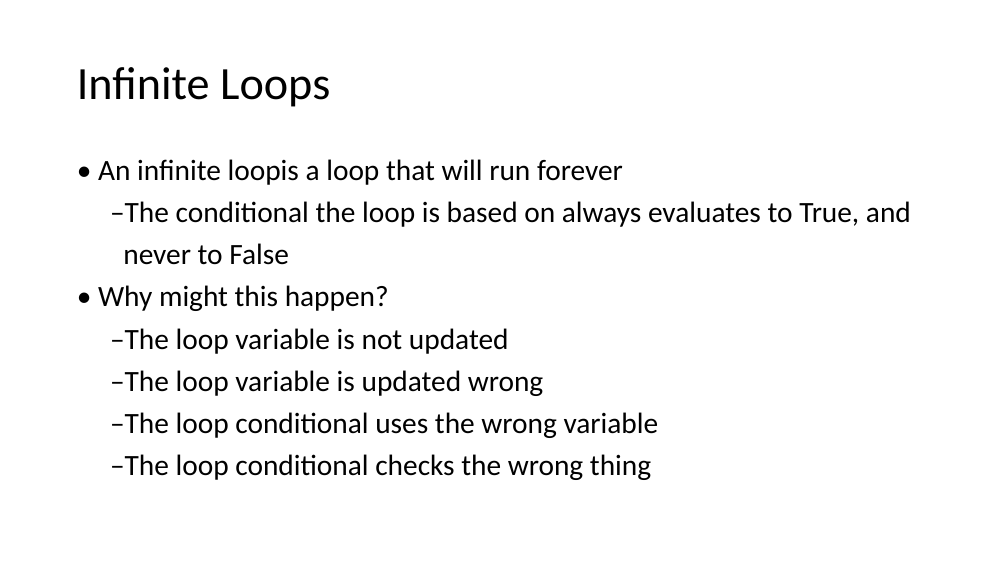
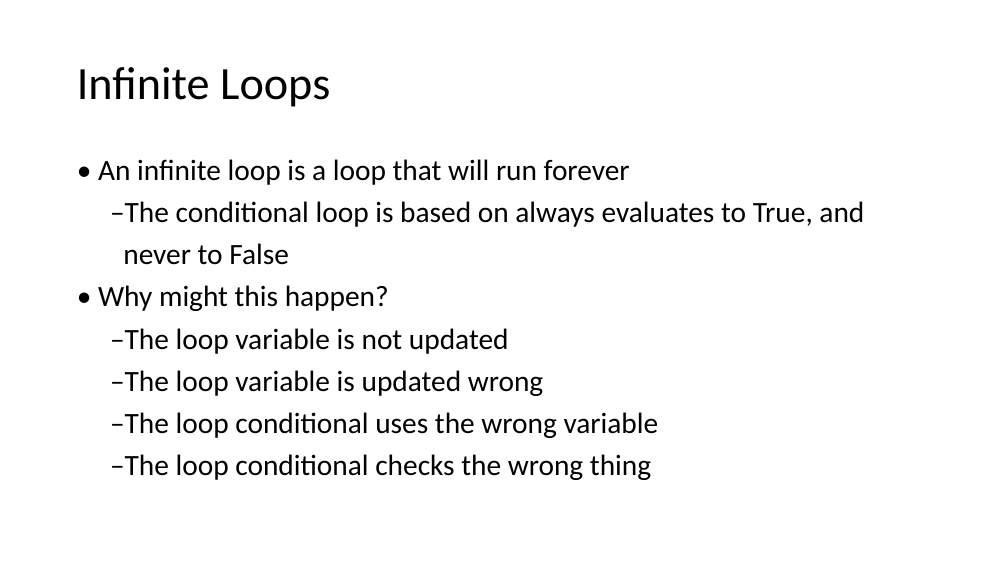
Before and after one commit to HKohin/Python-for-Upward-Bound-Program, a slide deck: slide 22 of PYTHON_7_While Loops.pptx. Drawn at 1008x567 pixels with LibreOffice and Linux fonts; fonts in the diff are those of the drawing. Boxes give left, top, right and bottom in pixels: in the first picture for what was removed or moved away, otherwise in the second. Text is boxed around its words. In the diff, an @@ line names an element or a change of style, - is before the commit and + after.

```diff
--- a/PYTHON_7_While Loops.pptx
+++ b/PYTHON_7_While Loops.pptx
@@ text at <box>98,159,864,227</box>: text changed @@
-• An infinite loopis a loop that will run forever
-–The conditional the loop is based on always evaluates to True, and
+• An infinite loop is a loop that will run forever
+–The conditional loop is based on always evaluates to True, and
```
Also in this commit, not shown: 5 other slides changed, 1 slide added, 2 slides removed.
